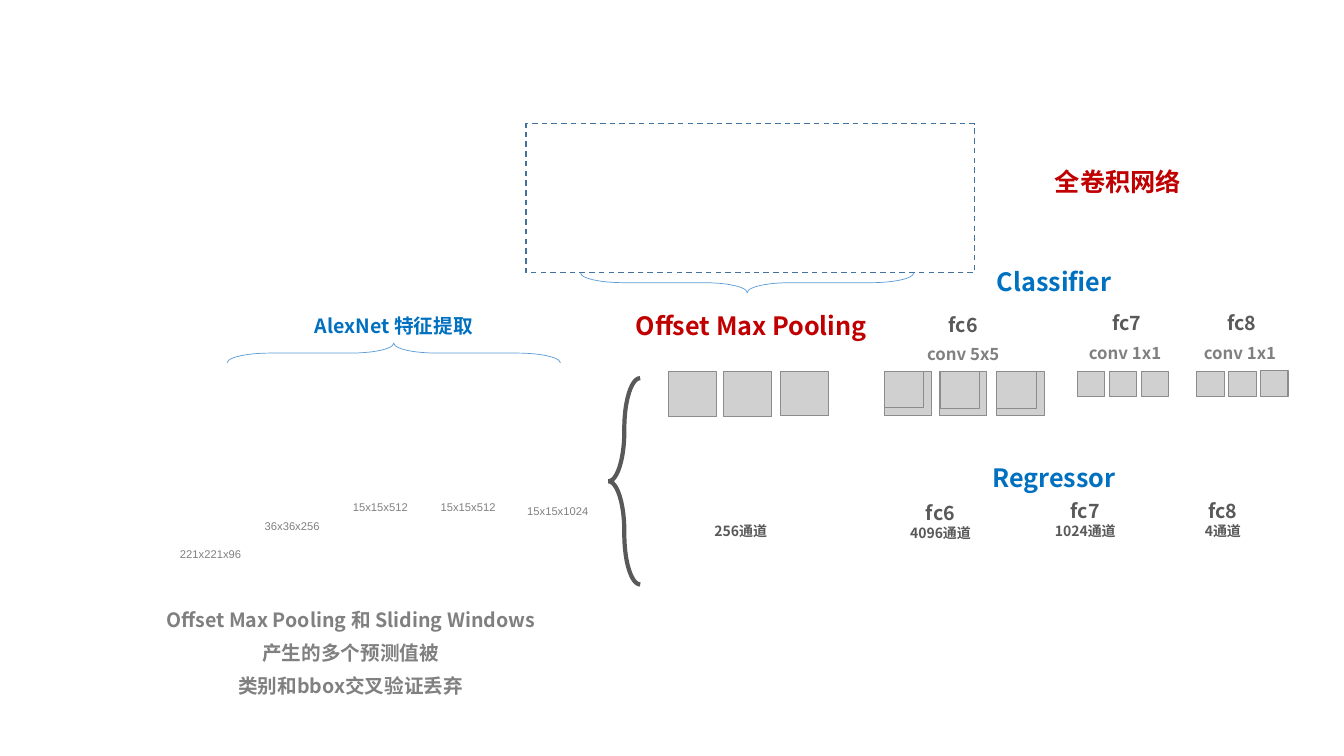
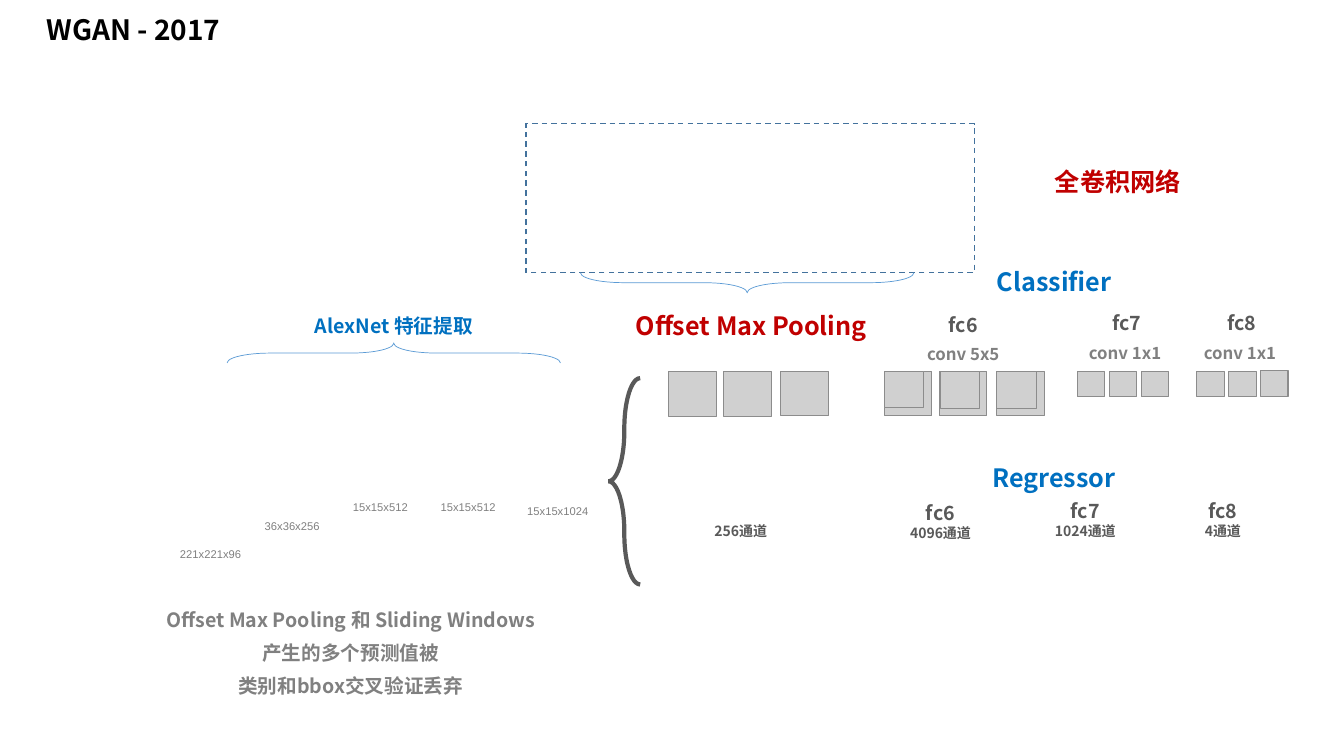
Before and after one commit to taylorguo/GAN_Understanding_Practicing, a slide deck: slide 11 of GAN_Understanding/GANunderstanding.pptx (slide 10 before the commit). Drawn at 1344x756 pixels with LibreOffice and Linux fonts; fonts in the diff are those of the drawing; grey boxes stand for pictures; background and template pictures are left out. Boxes give left, top, right and bottom in pixels: in the first picture for what was removed or moved away, otherwise in the second. Text is boxed around its words. In the diff, an @@ line names an element or a change of style, - is before the commit and + after.

```diff
--- a/GAN_Understanding/GANunderstanding.pptx
+++ b/GAN_Understanding/GANunderstanding.pptx
@@ text added at bbox=[47, 19, 220, 41], 20 pt, text #000000, bold @@
+WGAN - 2017
```
Also in this commit, not shown: 8 other slides changed, 2 other files.
